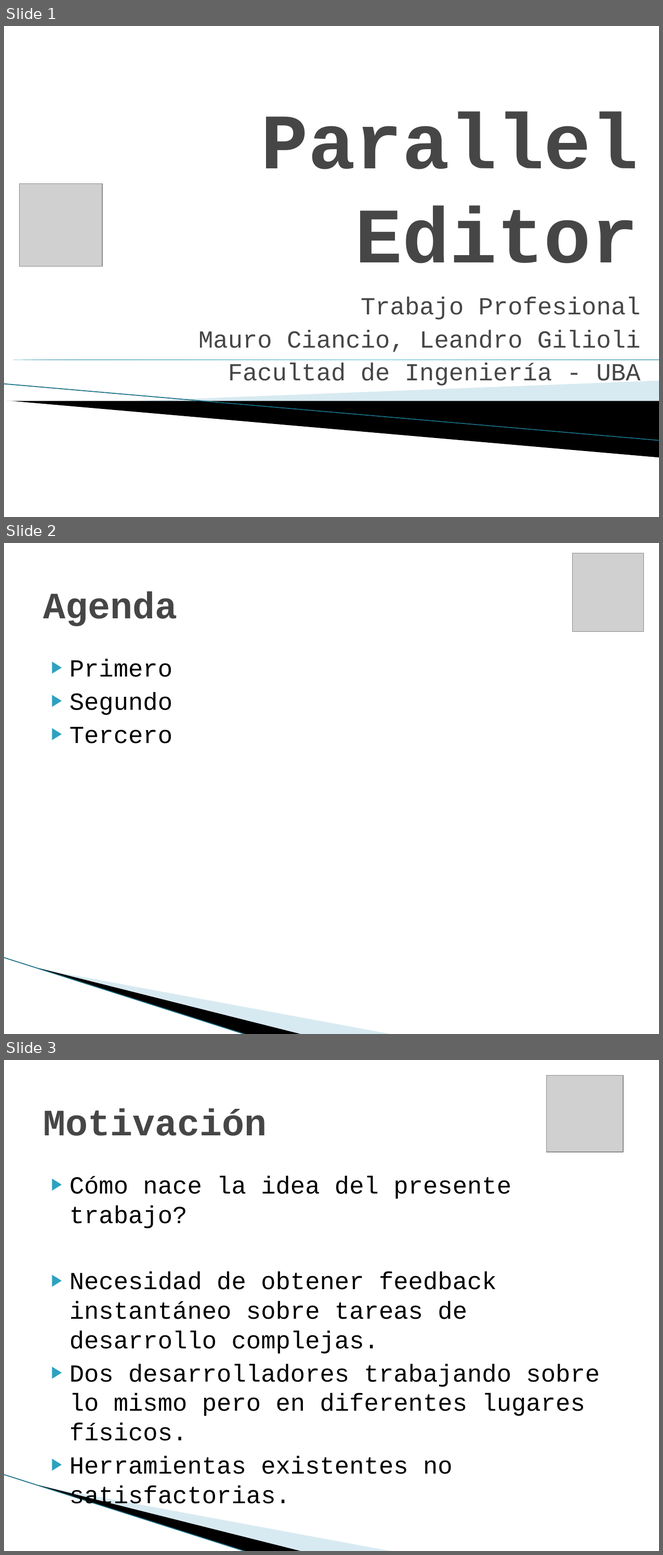
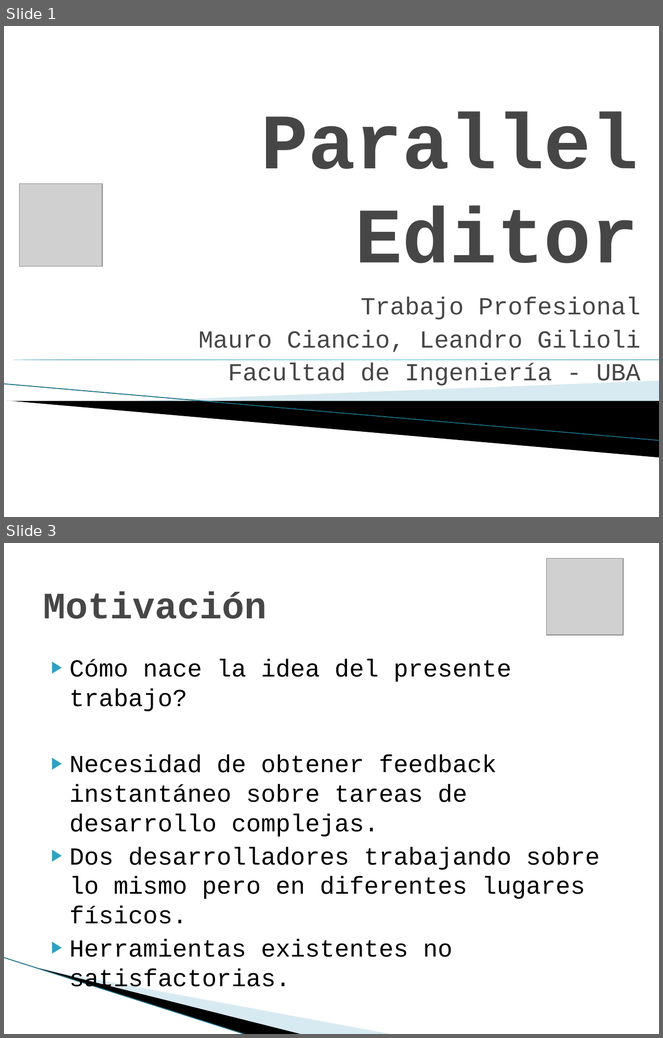
Before and after one commit to maurociancio/parallel-editor, a slide deck: doc/presentacion/presentacion.pptx. Shown one above the other, each under a label of ours: slides 1, 2 and 3 before the commit, slides 1 and 3 after it; the slides between them are not shown. The pictures are 663x1555 and 663x1038 pixels, drawn with LibreOffice and Linux fonts; fonts in the diff are those of the drawing; grey boxes stand for pictures; background and template pictures are left out. Boxes give left, top, right and bottom in pixels: in the first picture for what was removed or moved away, otherwise in the second. Text is boxed around its words. In the diff, an @@ line names an element or a change of style, - is before the commit and + after.

```diff
--- a/doc/presentacion/presentacion.pptx
+++ b/doc/presentacion/presentacion.pptx
@@ slide 2 removed at [4, 543, 659, 1034], background #FFFFFF; not listed: 3 template elements that a slide beside it also shows @@
@@ picture removed at [573, 553, 644, 632] @@
@@ title removed at [43, 592, 177, 626] @@
-Agenda
@@ text removed at [70, 659, 172, 744] @@
-▶ Primero
-▶ Segundo
-▶ Tercero
```
Also in this commit, not shown: 1 slide changed, 1 slide added, 3 other files.
